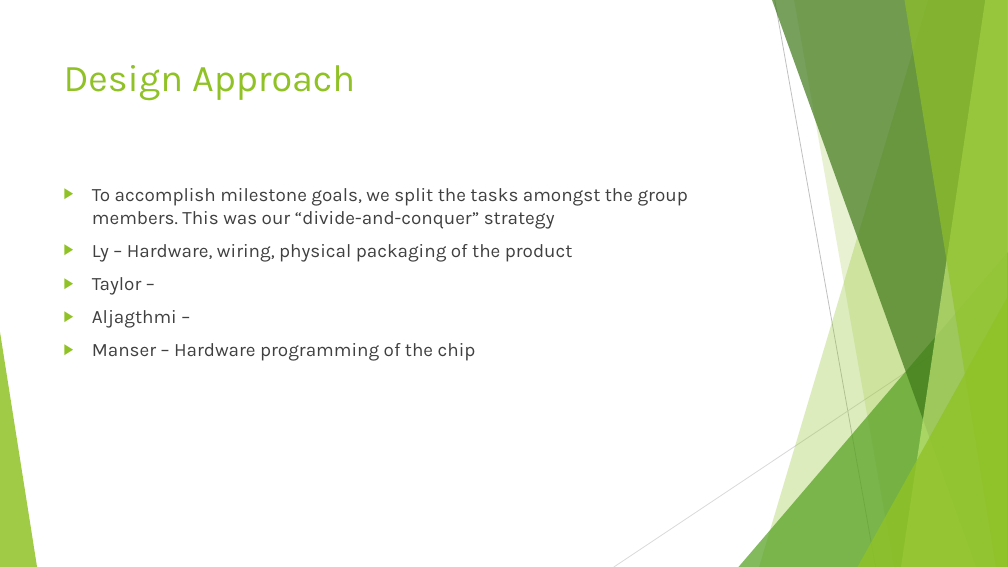
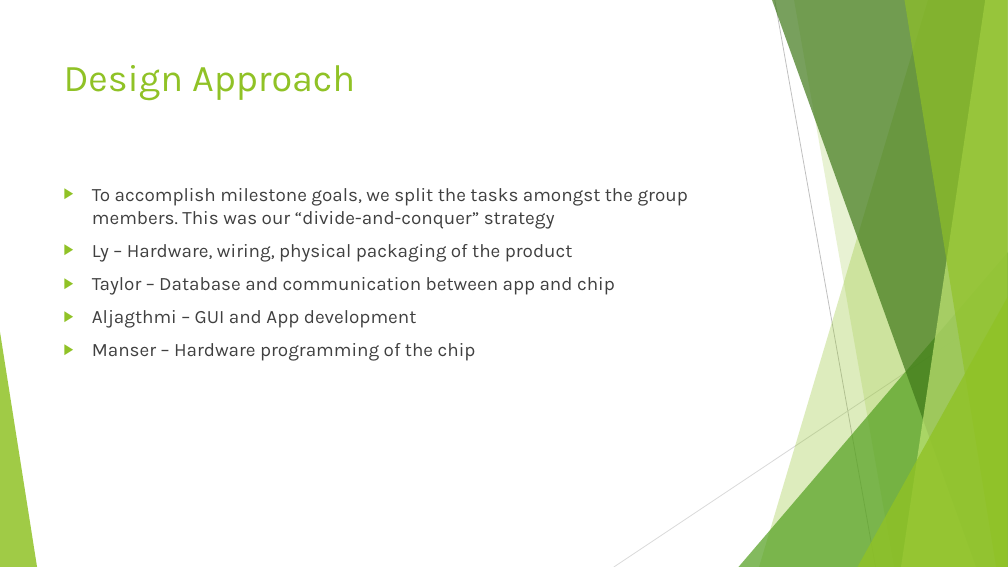
Before and after one commit to dontaylor6000/Group27_Tracker, a slide deck: slide 4 of Documentation/Group27FinalPresentation.pptx. Drawn at 1008x567 pixels with LibreOffice and Linux fonts; fonts in the diff are those of the drawing. Boxes give left, top, right and bottom in pixels: in the first picture for what was removed or moved away, otherwise in the second. Text is boxed around its words. In the diff, an @@ line names an element or a change of style, - is before the commit and + after.

```diff
--- a/Documentation/Group27FinalPresentation.pptx
+++ b/Documentation/Group27FinalPresentation.pptx
@@ text at (x1=92, y1=277, x2=615, y2=328): text changed @@
-▶ Taylor –
-▶ Aljagthmi –
+▶ Taylor – Database and communication between app and chip
+▶ Aljagthmi – GUI and App development
```
Also in this commit, not shown: 4 other slides changed, 8 slides added, 2 slides removed, 1 other file.
